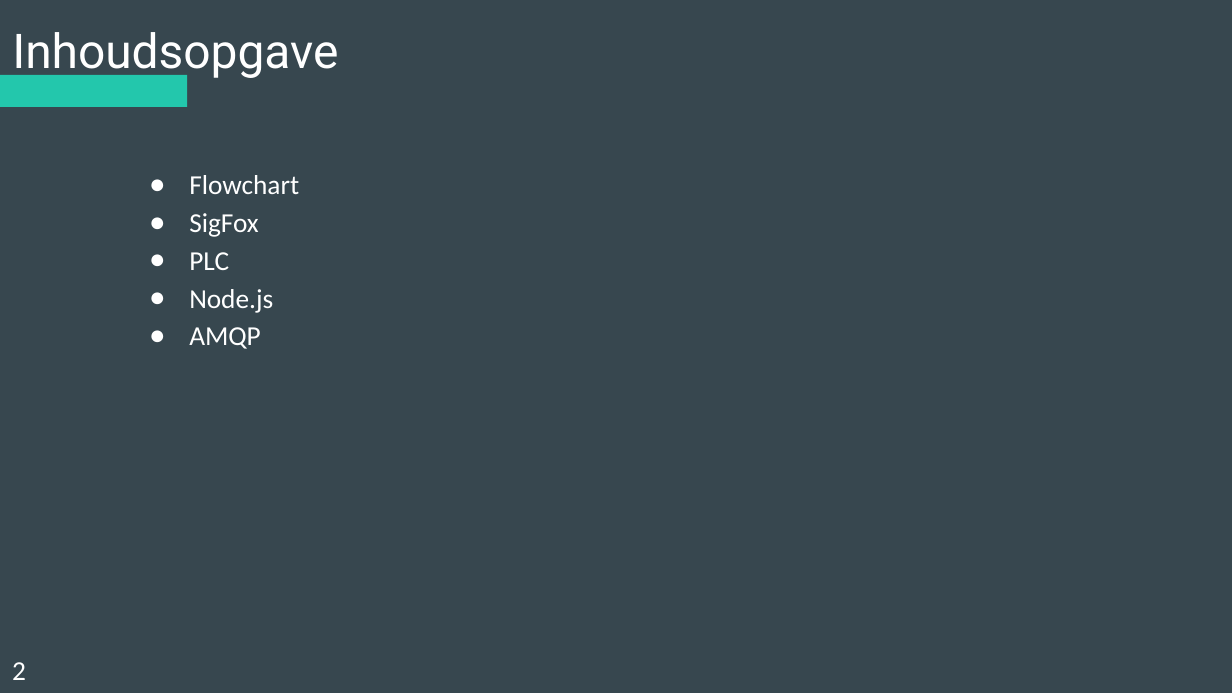
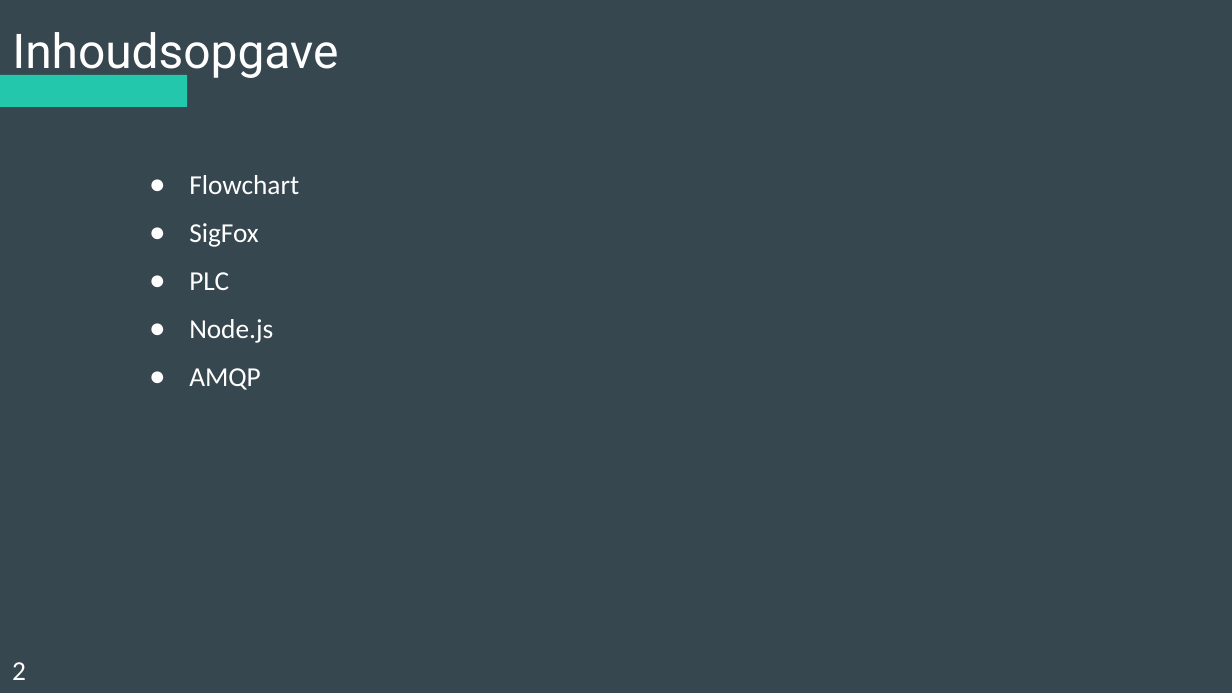
Before and after one commit to Koffiejoe/IA-EnOcean, a slide deck: slide 2 of Presentaties/2Wekelijkse PowerPoint/nieuweppt.pptx. Drawn at 1232x693 pixels with LibreOffice and Linux fonts; fonts in the diff are those of the drawing. Boxes give left, top, right and bottom in pixels: in the first picture for what was removed or moved away, otherwise in the second. Text is boxed around its words. In the diff, an @@ line names an element or a change of style, - is before the commit and + after.

```diff
--- a/Presentaties/2Wekelijkse PowerPoint/nieuweppt.pptx
+++ b/Presentaties/2Wekelijkse PowerPoint/nieuweppt.pptx
@@ subtitle "Flowchart" at <box>189,175,299,390</box>: more space between paragraphs @@
```
Also in this commit, not shown: 4 other slides changed, 2 other files.
